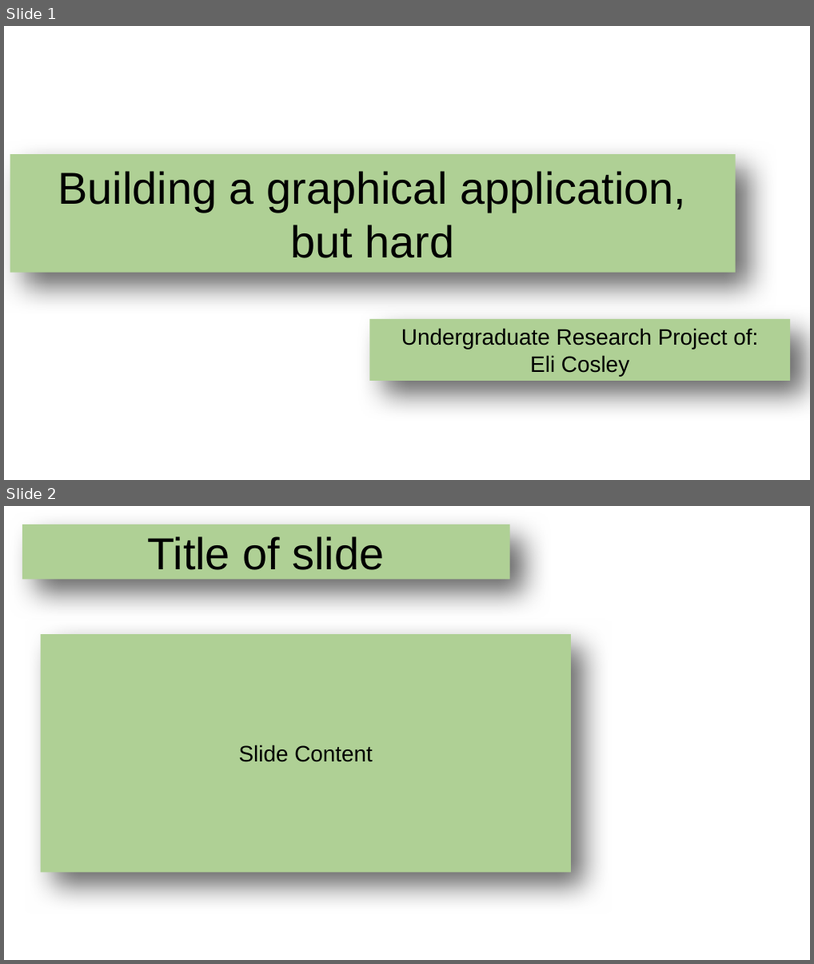
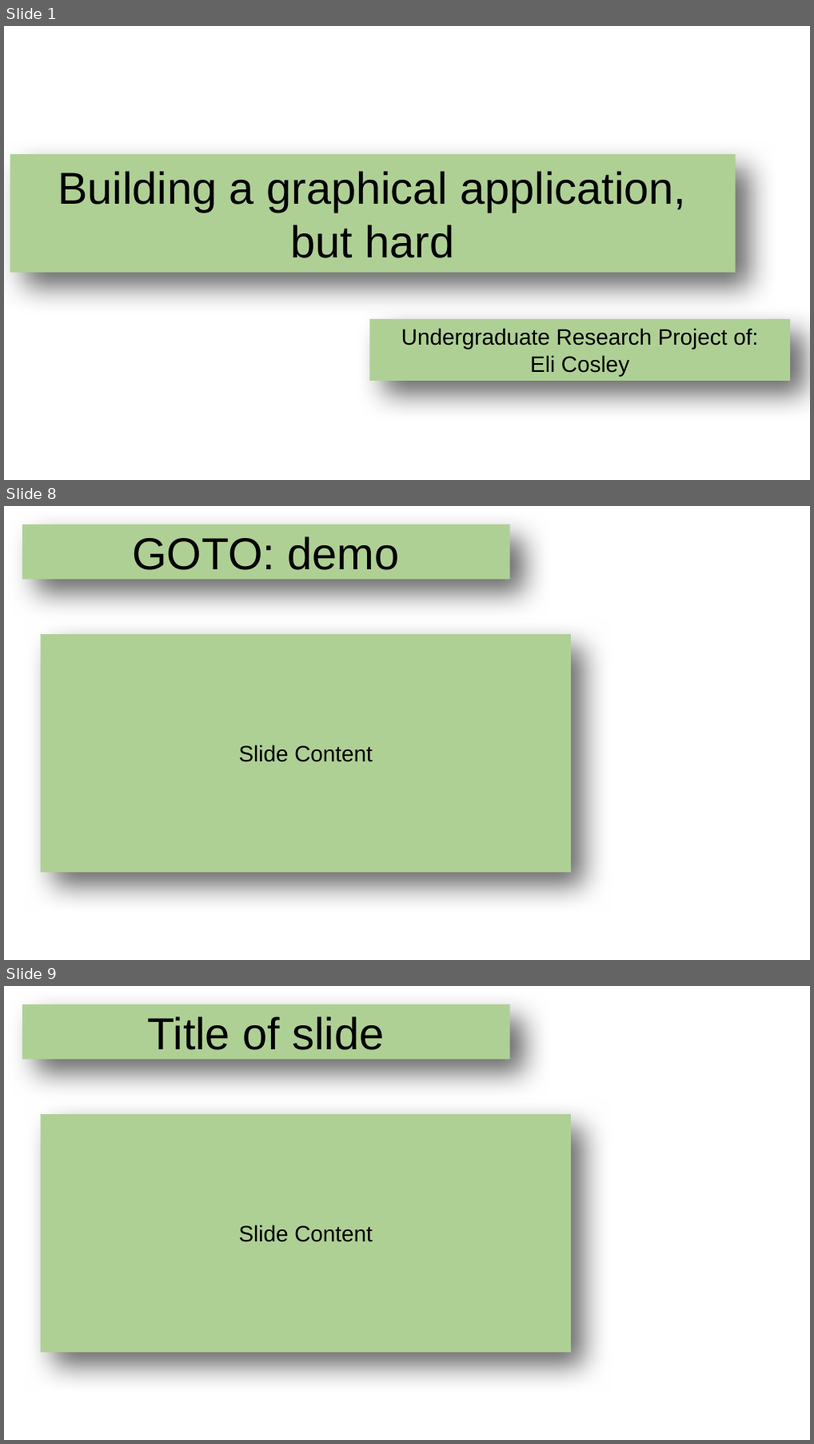
Before and after one commit to echoofskyz/ugrproj, a slide deck: docs/presentation.odp. Shown one above the other, each under a label of ours: slides 1 and 2 before the commit, slides 1, 8 and 9 after it; the slides between them are not shown. The pictures are 814x964 and 814x1444 pixels, drawn with LibreOffice and Linux fonts; fonts in the diff are those of the drawing; background and template pictures are left out. Boxes give left, top, right and bottom in pixels: in the first picture for what was removed or moved away, otherwise in the second. Text is boxed around its words. In the diff, an @@ line names an element or a change of style, - is before the commit and + after.

```diff
--- a/docs/presentation.odp
+++ b/docs/presentation.odp
@@ slide 8 added at box(4, 506, 810, 960), background picture (left out) @@
@@ title added at box(22, 524, 510, 579), fill #AFD095, 44 pt, text #000000 @@
+GOTO: demo
@@ title added at box(41, 634, 571, 872), fill #AFD095, 22 pt, text #000000 @@
+Slide Content
@@ what was slide 2 is now slide 9 @@
```
Also in this commit, not shown: 6 other slides added, 7 other files.
